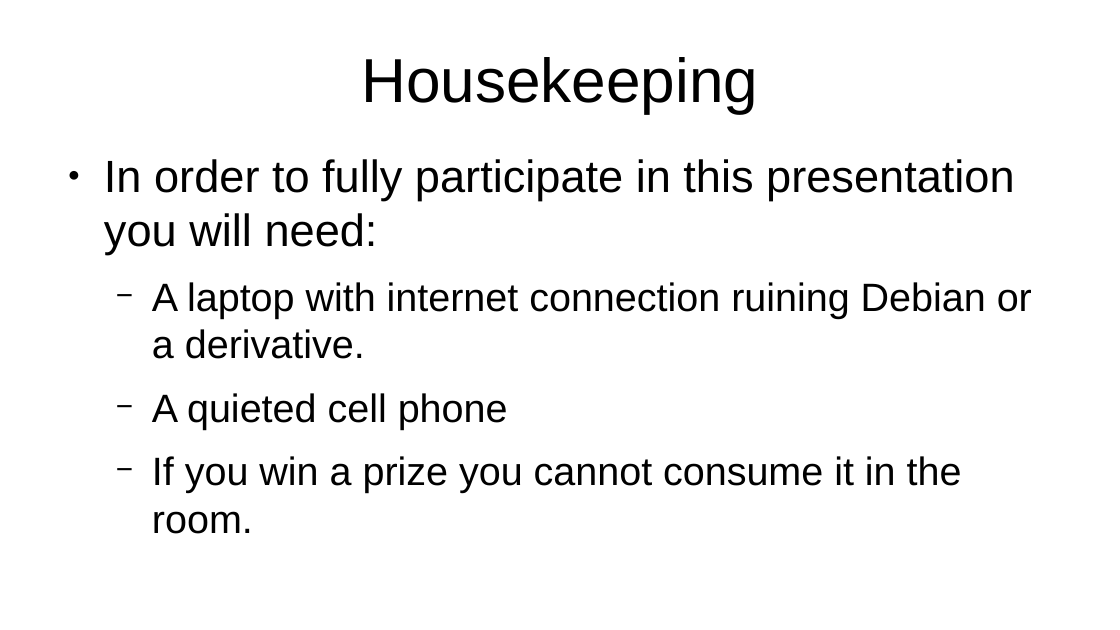
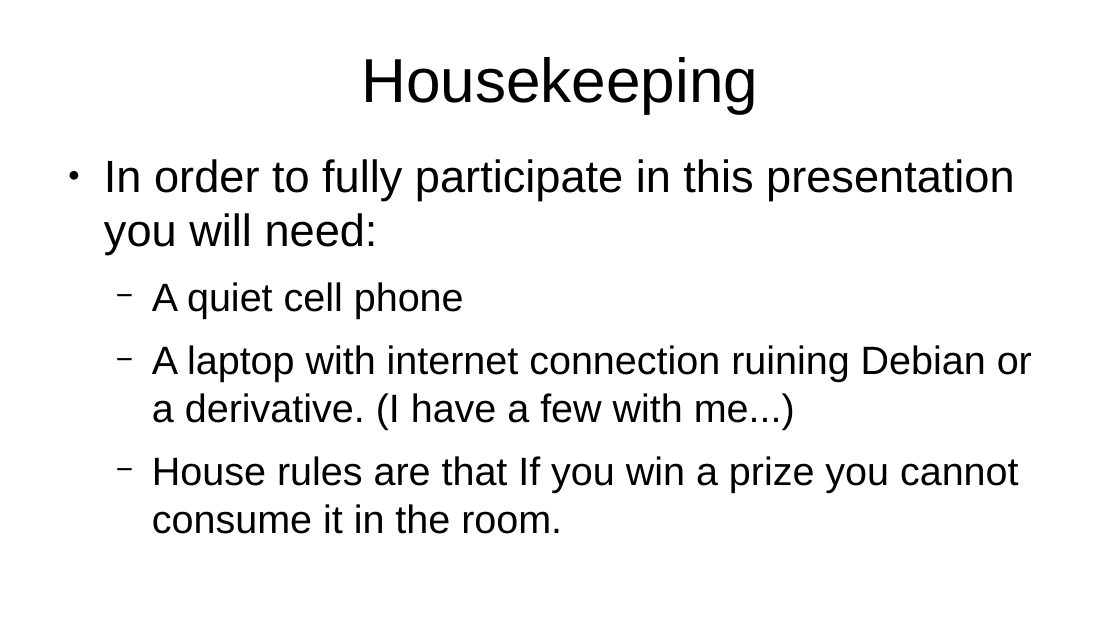
Before and after one commit to flintiii/TenStatementGit, a slide deck: slide 5 of vm_workshop_presentation.odp (slide 6 before the commit). Drawn at 1120x630 pixels with LibreOffice and Linux fonts; fonts in the diff are those of the drawing. Boxes give left, top, right and bottom in pixels: in the first picture for what was removed or moved away, otherwise in the second. Text is boxed around its words. In the diff, an @@ line names an element or a change of style, - is before the commit and + after.

```diff
--- a/vm_workshop_presentation.odp
+++ b/vm_workshop_presentation.odp
@@ text at bbox=[152, 282, 1032, 534]: text changed @@
-  − A laptop with internet connection ruining Debian or a derivative.
-  − A quieted cell phone
-  − If you win a prize you cannot consume it in the room.
+  − A quiet cell phone
+  − A laptop with internet connection ruining Debian or a derivative. (I have a few with me...)
+  − House rules are that If you win a prize you cannot consume it in the room.
```
Also in this commit, not shown: 23 other slides changed, 5 slides added, 7 slides removed.
